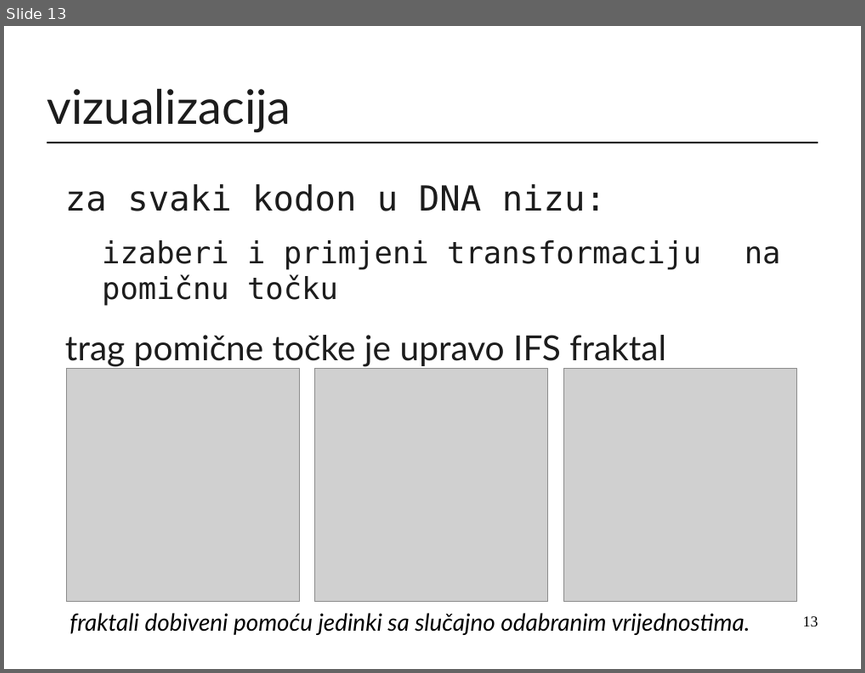
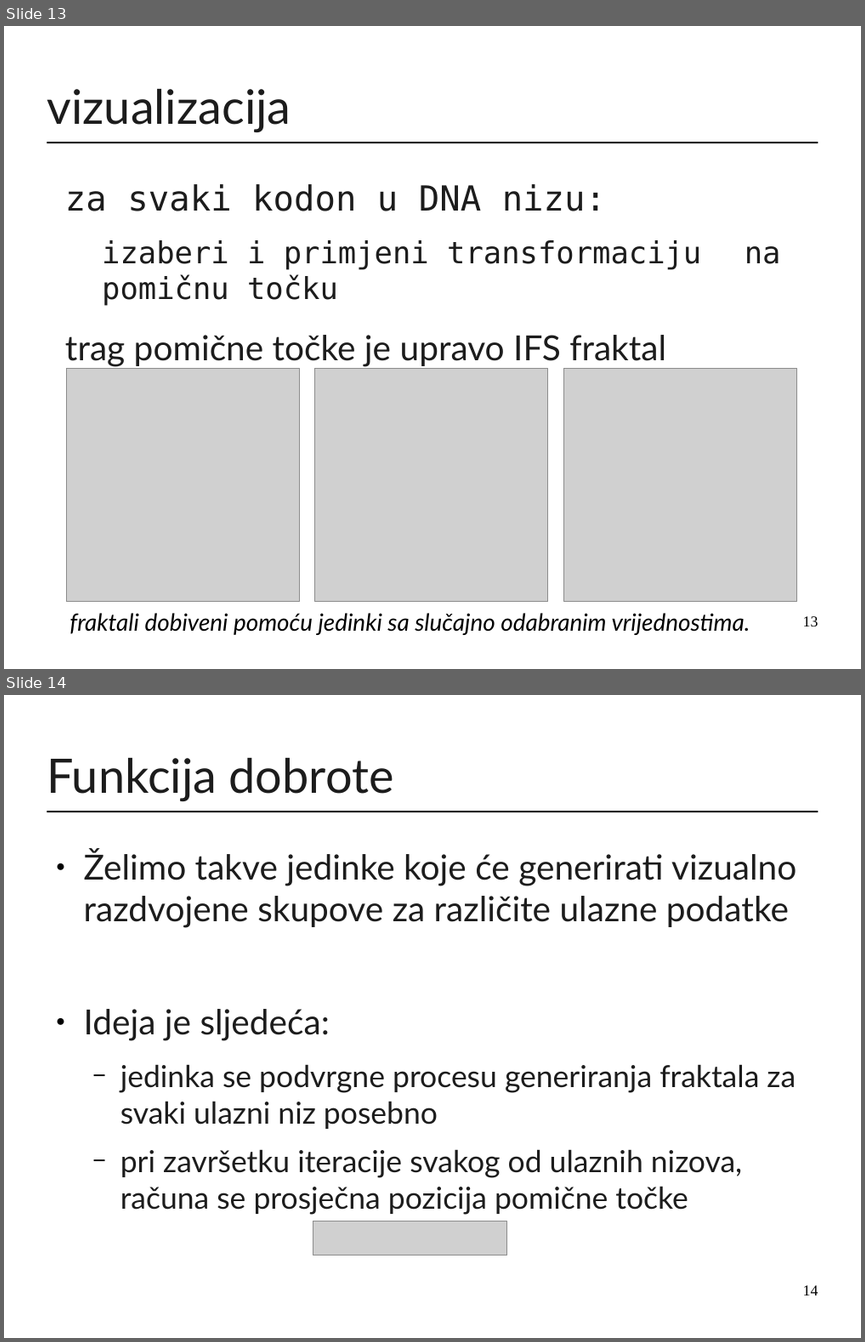
Before and after one commit to mirjamsk/DNAdrivenIFS, a slide deck: CD_bundle/prezentacija.odp. Shown one above the other, each under a label of ours: slide 13 before the commit, slides 13 and 14 after it. The pictures are 865x673 and 865x1342 pixels, drawn with LibreOffice and Linux fonts; fonts in the diff are those of the drawing; grey boxes stand for pictures. Boxes give left, top, right and bottom in pixels: in the first picture for what was removed or moved away, otherwise in the second. Text is boxed around its words. In the diff, an @@ line names an element or a change of style, - is before the commit and + after.

```diff
--- a/CD_bundle/prezentacija.odp
+++ b/CD_bundle/prezentacija.odp
@@ slide 14 added at (4,695,861,1338), background #FFFFFF; not listed: 1 template element that a slide beside it also shows @@
@@ title added at (46,758,394,801), 44 pt, text #1C1C1C @@
+Funkcija dobrote
@@ text added at (84,849,796,1214), 28 pt, text #1C1C1C @@
+● Želimo takve jedinke koje će generirati vizualno razdvojene skupove za različite ulazne podatke
+● Ideja je sljedeća:
+  − jedinka se podvrgne procesu generiranja fraktala za svaki ulazni niz posebno
+  − pri završetku iteracije svakog od ulaznih nizova, računa se prosječna pozicija pomične točke
@@ picture added at (313,1221,507,1255) @@
@@ page number added at (803,1285,818,1295), 14 pt, text #000000 @@
+14
```
Also in this commit, not shown: 2 other slides added, 1 slide removed, 1 other file.
